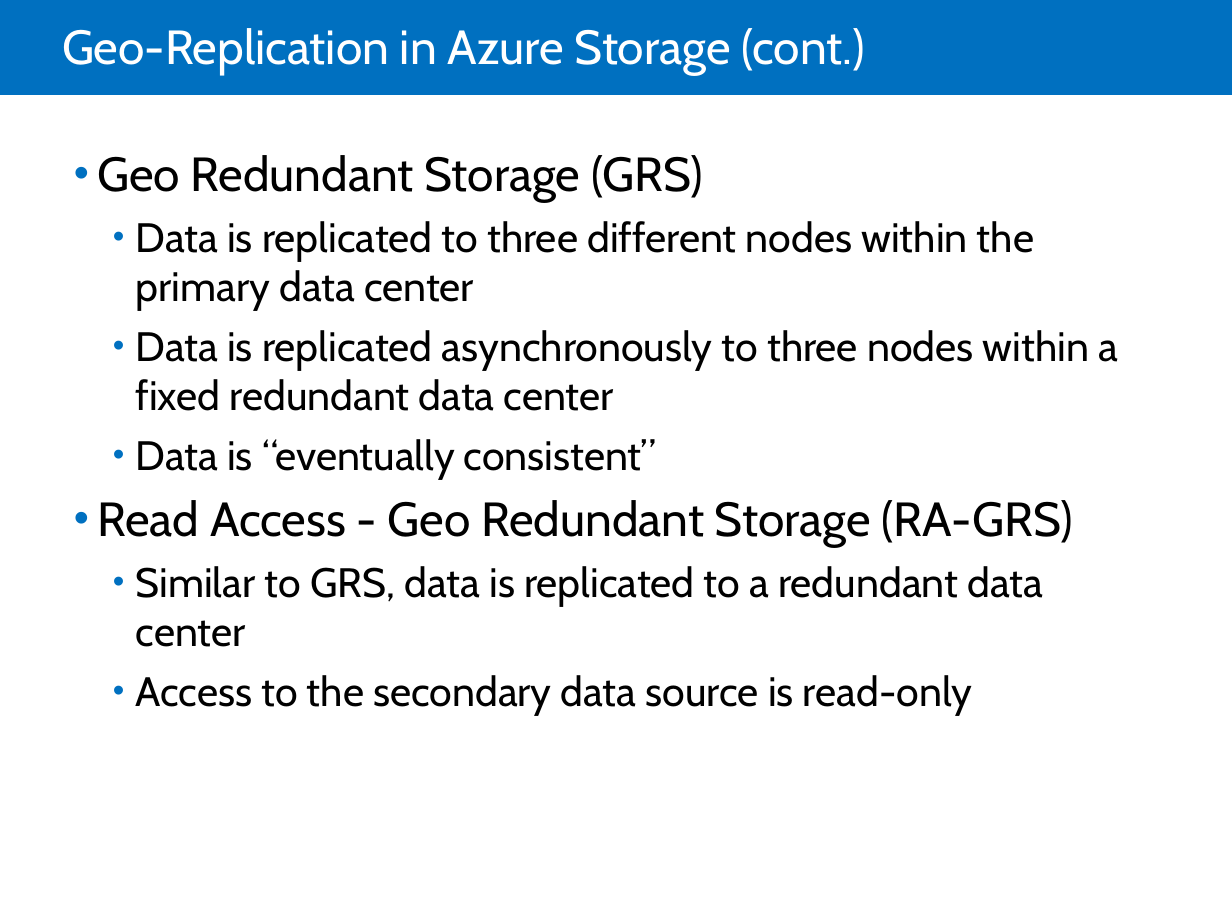
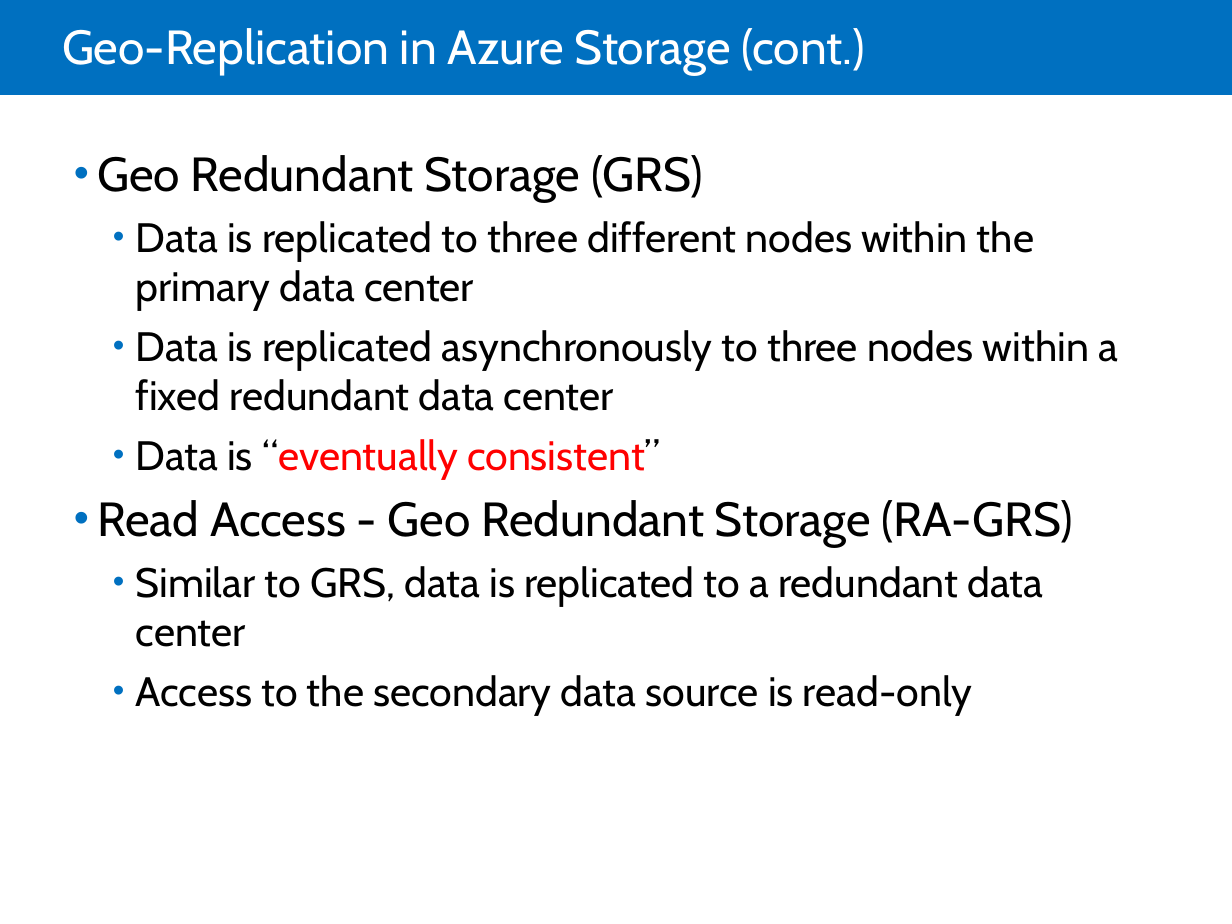
Before and after one commit to LarsKjeldsen/Kursus-az203, a slide deck: slide 8 of MOC/Module 06 Storing Tabular data/20532C-06.pptx. Drawn at 1232x924 pixels with LibreOffice and Linux fonts; fonts in the diff are those of the drawing. Boxes give left, top, right and bottom in pixels: in the first picture for what was removed or moved away, otherwise in the second. Text is boxed around its words. In the diff, an @@ line names an element or a change of style, - is before the commit and + after.

```diff
--- a/MOC/Module 06 Storing Tabular data/20532C-06.pptx
+++ b/MOC/Module 06 Storing Tabular data/20532C-06.pptx
@@ text at <box>136,439,660,480</box>: text colour #000000 to #FF0000 in "“eventually consistent”" @@
```
Also in this commit, not shown: 7 other slides changed, 1 other file.
